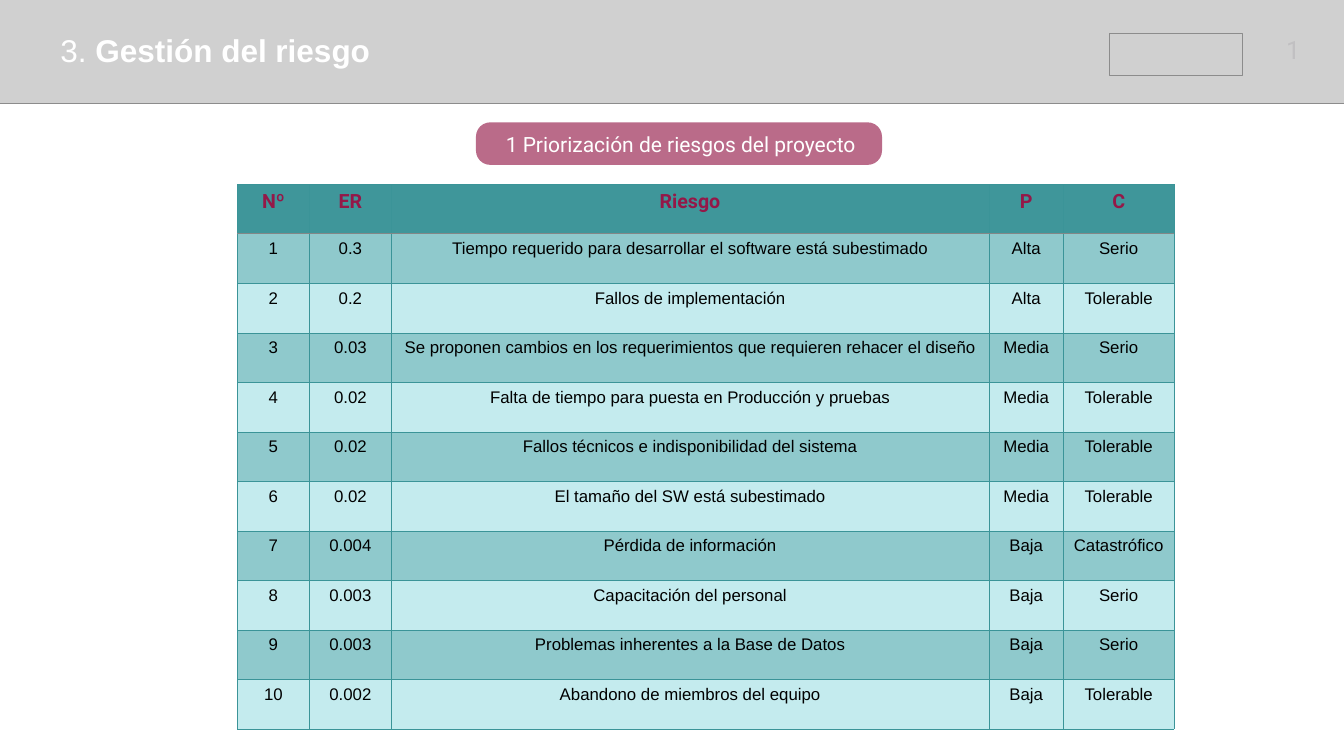
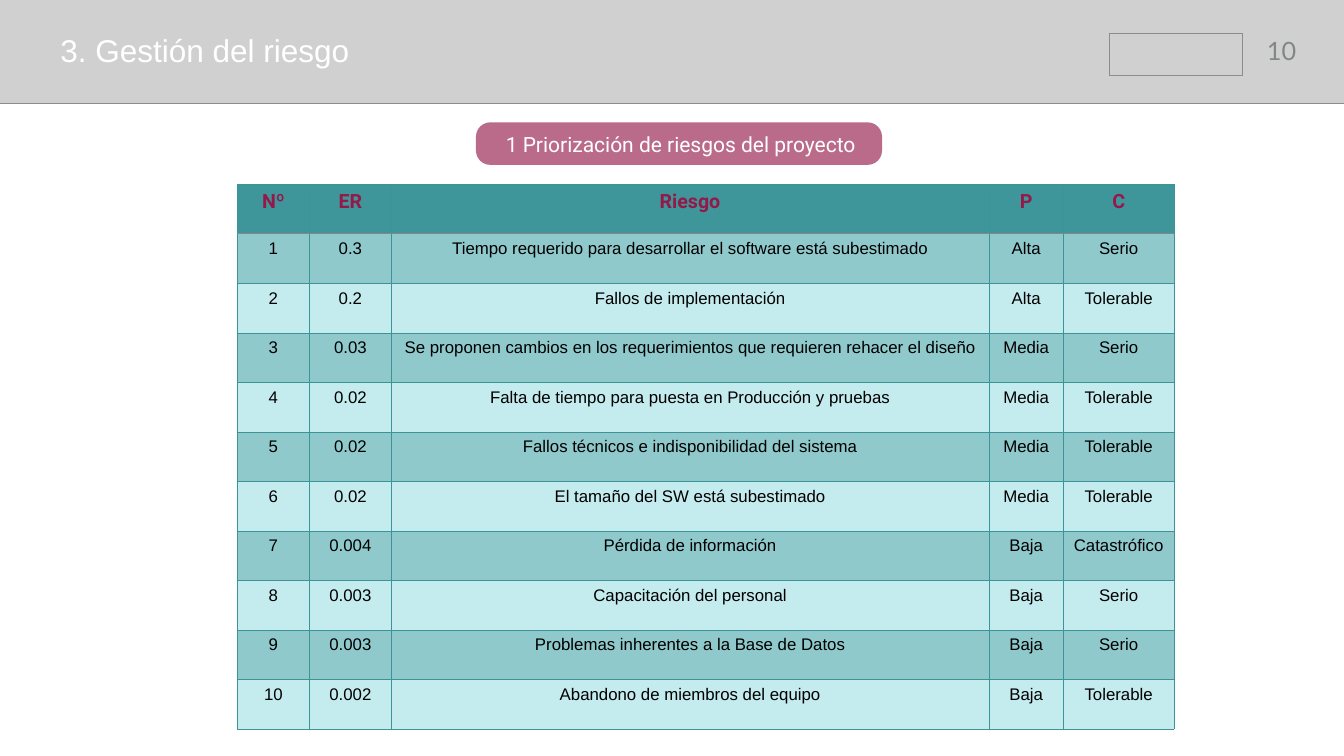
Before and after one commit to samusolo/iDoctor, a slide deck: slide 10 of Plan de proyecto.pptx. Drawn at 1344x756 pixels with LibreOffice and Linux fonts; fonts in the diff are those of the drawing; grey boxes stand for pictures. Boxes give left, top, right and bottom in pixels: in the first picture for what was removed or moved away, otherwise in the second. Text is boxed around its words. In the diff, an @@ line names an element or a change of style, - is before the commit and + after.

```diff
--- a/Plan de proyecto.pptx
+++ b/Plan de proyecto.pptx
@@ text "3. Gestión del riesgo" at box(60, 39, 349, 68): bold off in "Gestión del riesgo" @@
@@ page number added at box(1267, 42, 1296, 60), 36 pt, text #838787 @@
+10
```
Also in this commit, not shown: 19 other slides changed, 2 slides added.
